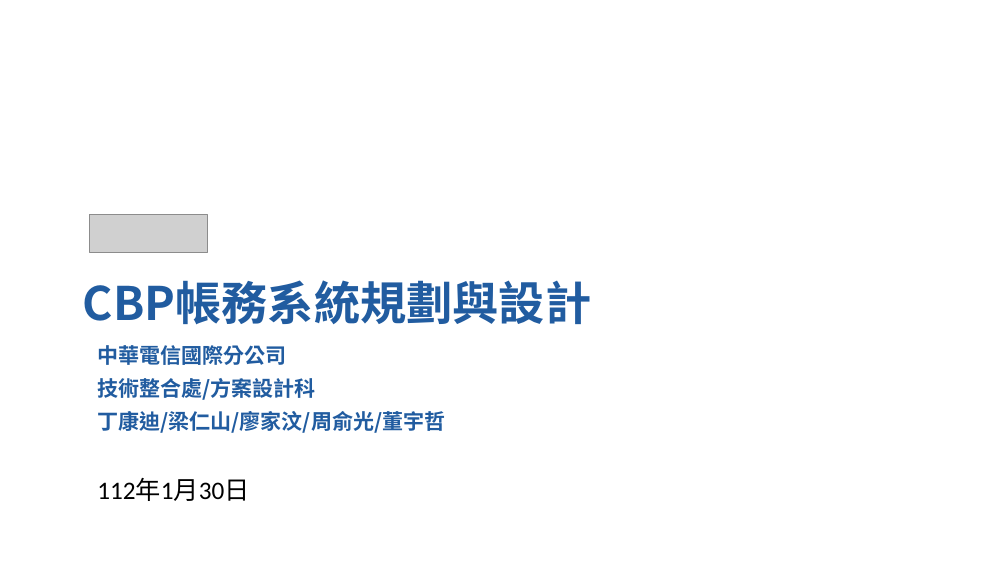
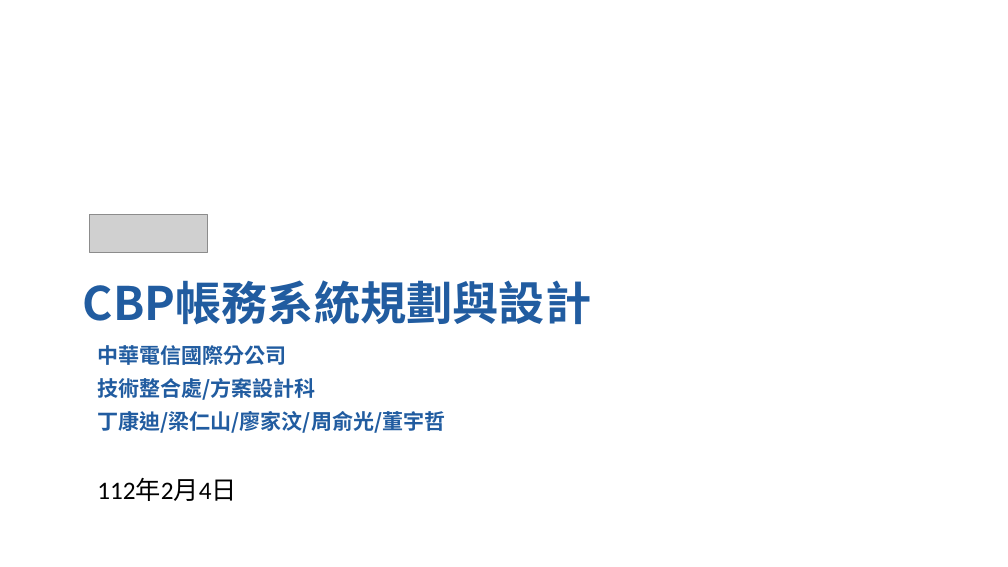
Before and after one commit to appletime81/cbp-sys-api, a slide deck: slide 1 of CBP專案/CBP帳務系統規劃與設計_230127.pptx. Drawn at 1008x567 pixels with LibreOffice and Linux fonts; fonts in the diff are those of the drawing; grey boxes stand for pictures; background and template pictures are left out. Boxes give left, top, right and bottom in pixels: in the first picture for what was removed or moved away, otherwise in the second. Text is boxed around its words. In the diff, an @@ line names an element or a change of style, - is before the commit and + after.

```diff
--- a/CBP專案/CBP帳務系統規劃與設計_230127.pptx
+++ b/CBP專案/CBP帳務系統規劃與設計_230127.pptx
@@ text at box(97, 479, 236, 501): text changed @@
-112年1月30日
+112年2月4日
```
Also in this commit, not shown: 4 other files.
